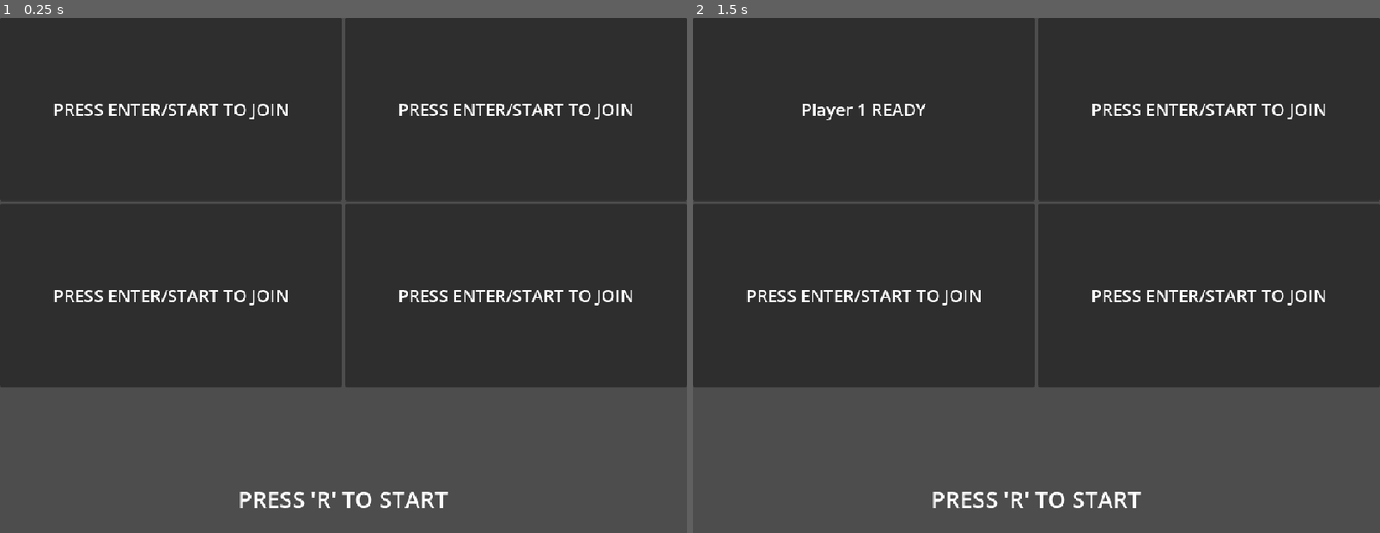
Above: before the commit, frames 1-2 (left to right).
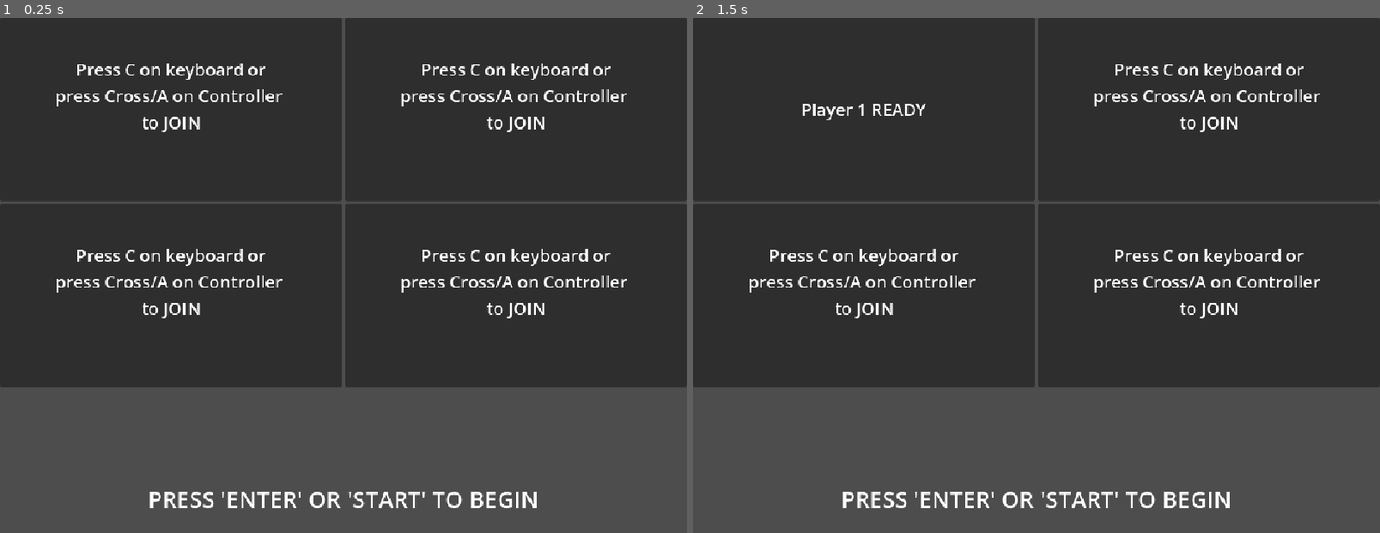
Above: after the commit, the same moments.

Repository: grandeisa/livre-2026
Game: Godot game, scene res://scenes/join_scene.tscn
Same seed, same stepped clock (60 frames per second), same inputs: the game is played once before the commit and once after it.
Inputs:
- Up to frame 1 (0.25 s): no input
- Up to frame 2 (1.5 s): tap Enter at 0.5, 0.8, 1.25, 1.35 s; tap C at 0.6 s

The runs differ from the first frame. In frame 1, 5.2% of the frame differs, in the area x 7-92%, y 8-96%; in frame 2, 4.1%.

Commit message:
Add effect on win and tint on hp bar

Diff:
--- a/src/autoloads/director.gd
+++ b/src/autoloads/director.gd
@@ -6,17 +6,20 @@
 var accepting_change:bool = true
 var _last_devices: Array[int]
 
-func change_to_results_scene(winner_id: int):
+func change_to_results_scene(winner_id: int, time_offset: float = 1.0):
 	if not accepting_change: return
 	accepting_change = false
 	var scene = result_screen.instantiate()
 	scene.winner_id = winner_id
+	Engine.time_scale = 0.2
+	await get_tree().create_timer(time_offset).timeout
 	get_tree().call_deferred("change_scene_to_node", scene)
+	Engine.time_scale = 1.0
 
 func change_to_test_level(devices: Array[int] = []) -> void:
 	if devices.is_empty():
 		devices = _last_devices
-
+	_last_devices = devices
 	var scene = test_level.instantiate()
 	get_tree().change_scene_to_node(scene)
 	var hud = scene.get_node("HUD")
--- a/src/scenes/join_scene.tscn
+++ b/src/scenes/join_scene.tscn
@@ -43,6 +43,6 @@
 grow_horizontal = 2
 grow_vertical = 0
 theme_override_font_sizes/font_size = 32
-text = "PRESS 'R' TO START"
+text = "PRESS 'ENTER' OR 'START' TO BEGIN"
 horizontal_alignment = 1
 vertical_alignment = 1
--- a/src/scenes/player_hud.tscn
+++ b/src/scenes/player_hud.tscn
@@ -21,6 +21,9 @@
 size_flags_horizontal = 4
 offset_transform_enabled = true
 offset_transform_scale = Vector2(3, 3)
-value = 30.0
-texture_under = ExtResource("1_iraov")
+min_value = -1.0
+max_value = 15.0
+value = 5.0
+texture_over = ExtResource("1_iraov")
 texture_progress = ExtResource("2_er5qu")
+tint_progress = Color(1, 0.13999999, 0.13999999, 1)
--- a/src/scenes/player_join_container.tscn
+++ b/src/scenes/player_join_container.tscn
@@ -7,6 +7,9 @@
 [node name="Label" type="Label" parent="." unique_id=1245692804]
 layout_mode = 2
 theme_override_font_sizes/font_size = 24
-text = "PRESS ENTER/START TO JOIN"
+text = "Press C on keyboard or
+press Cross/A on Controller
+to JOIN
+"
 horizontal_alignment = 1
 vertical_alignment = 1
--- a/src/scenes/result_screen.tscn
+++ b/src/scenes/result_screen.tscn
@@ -50,5 +50,7 @@
 layout_mode = 2
 theme_override_font_sizes/font_size = 24
 text = "
-Press R, Enter or Start to go again"
+Press R, Enter or Start to go again
+
+Press Esc or Back to return to join screen"
 horizontal_alignment = 1
--- a/src/scenes/test_level.tscn
+++ b/src/scenes/test_level.tscn
@@ -42,3 +42,5 @@
 
 [node name="Camera2D" type="Camera2D" parent="." unique_id=1203405555]
 zoom = Vector2(4, 4)
+position_smoothing_enabled = true
+position_smoothing_speed = 20.0
--- a/src/scripts/join_scene.gd
+++ b/src/scripts/join_scene.gd
@@ -14,12 +14,12 @@
 
 func _input(event: InputEvent) -> void:
 	if event is InputEventKey:
-		if event.keycode == KEY_ENTER:
+		if event.keycode == KEY_C:
 			assign_id(-1)
 	elif event is InputEventJoypadButton:
 		if not event.pressed: return
 
-		if abs(event.button_index) == JOY_BUTTON_START:
+		if abs(event.button_index) == JOY_BUTTON_A:
 			print(event.device)
 			assign_id(event.device)
 
@@ -33,5 +33,5 @@
 	join_containers[id].get_node("Label").text = "Player %d READY" % (id+1)
 
 func _process(_delta: float) -> void:
-	if Input.is_action_just_pressed("m_start@all") and device_available.count(false) >= 2:
+	if Input.is_action_just_pressed("p_reset@all") and device_available.count(false) >= 2:
 		Director.change_to_test_level(device_list)
--- a/src/scripts/player.gd
+++ b/src/scripts/player.gd
@@ -70,6 +70,9 @@
 	_set_gauge_color()
 	atk_gauge_bar.value = time_without_atk*2
 
+	if health_points <= 0:
+		get_viewport().get_camera_2d().global_position = global_position
+
 func _set_gauge_color() -> void:
 	var color: Color = lerp(Color.WHITE, Color.DARK_RED, time_without_atk/ current_max_time)
 	atk_gauge_bar.modulate = color
@@ -100,10 +103,14 @@
 	else:
 		velocity.x = lerp(velocity.x, desired_velocity, VELOCITY_STEER_FACTOR * delta)
 
-
 func take_damage(amount: int) -> void:
 	health_points -= amount
-	if health_points <= 0: Director.change_to_results_scene(id)
+	if health_points <= 0:
+		var camera: Camera2D = get_viewport().get_camera_2d()
+		camera.global_position = foot.global_position
+		camera.zoom = Vector2.ONE * 6
+		Director.change_to_results_scene(id)
+
 
 func take_heal(amount: int) -> void:
 	health_points += amount
Not shown, changed: tasks.md
